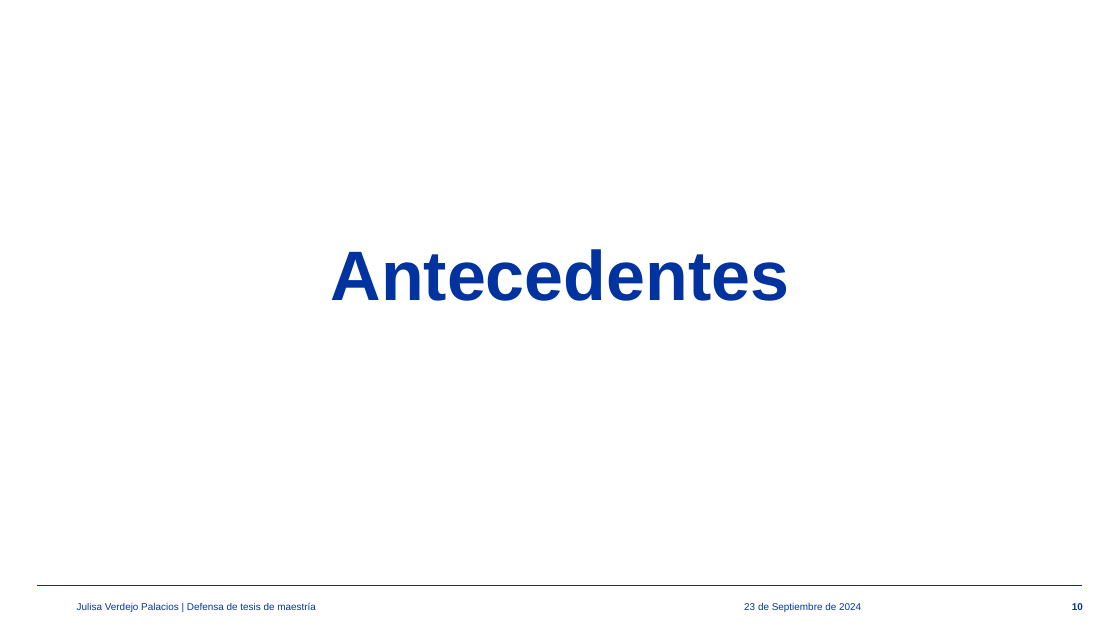
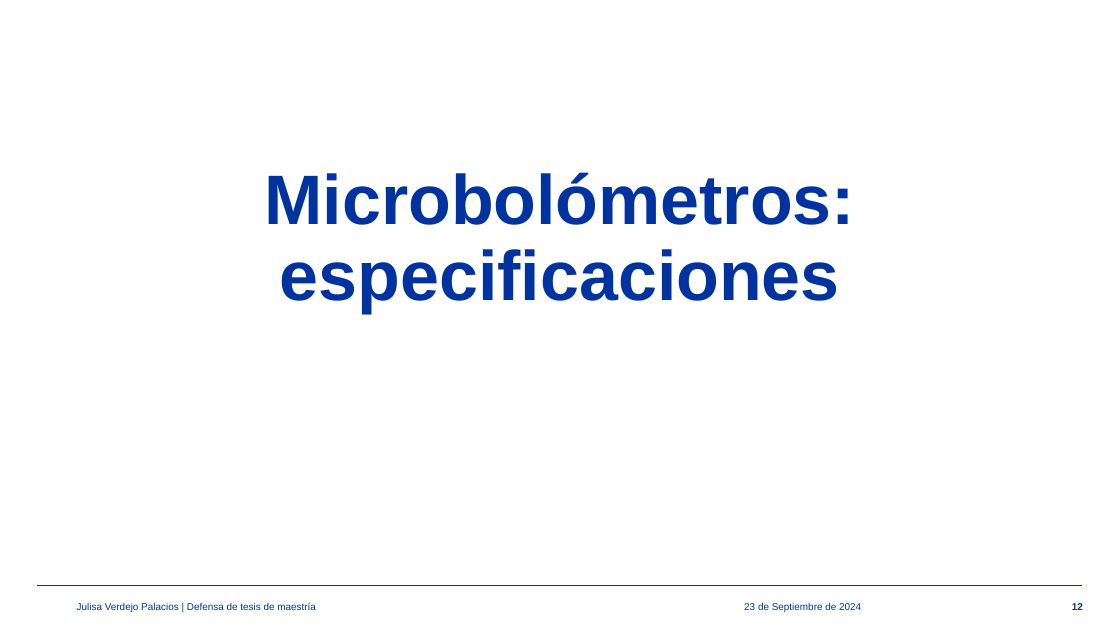
Before and after one commit to julisaverdejo/tesis_maestria, a slide deck: slide 12 of presentacion/presentacion_maestria.pptx (slide 10 before the commit). Drawn at 1120x630 pixels with LibreOffice and Linux fonts; fonts in the diff are those of the drawing; background and template pictures are left out. Boxes give left, top, right and bottom in pixels: in the first picture for what was removed or moved away, otherwise in the second. Text is boxed around its words. In the diff, an @@ line names an element or a change of style, - is before the commit and + after.

```diff
--- a/presentacion/presentacion_maestria.pptx
+++ b/presentacion/presentacion_maestria.pptx
@@ title at (264,172,855,313): text changed @@
-Antecedentes
+Microbolómetros: especificaciones
```
Also in this commit, not shown: 9 other slides changed, 8 slides added, 13 slides removed, 10 other files.
